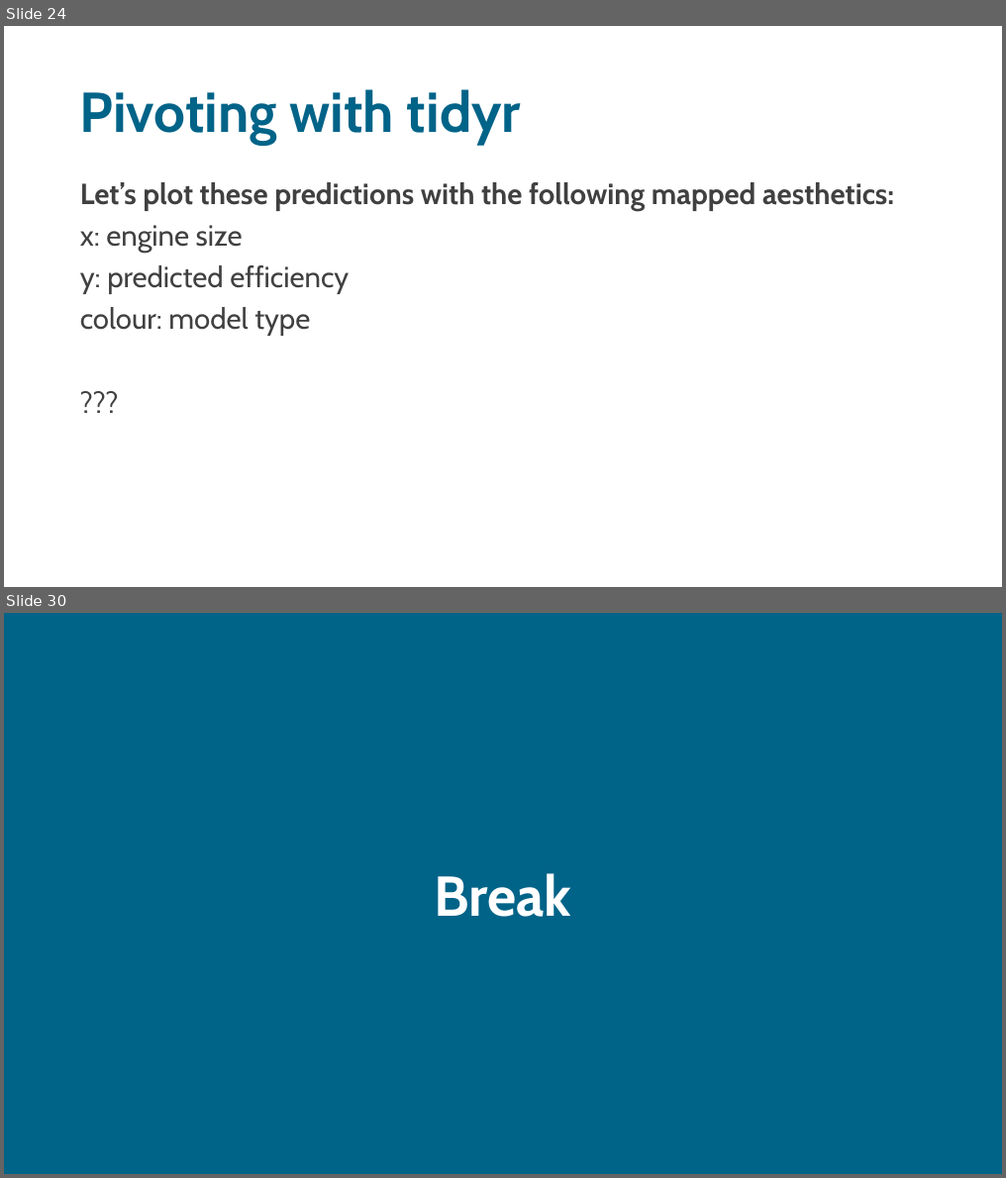
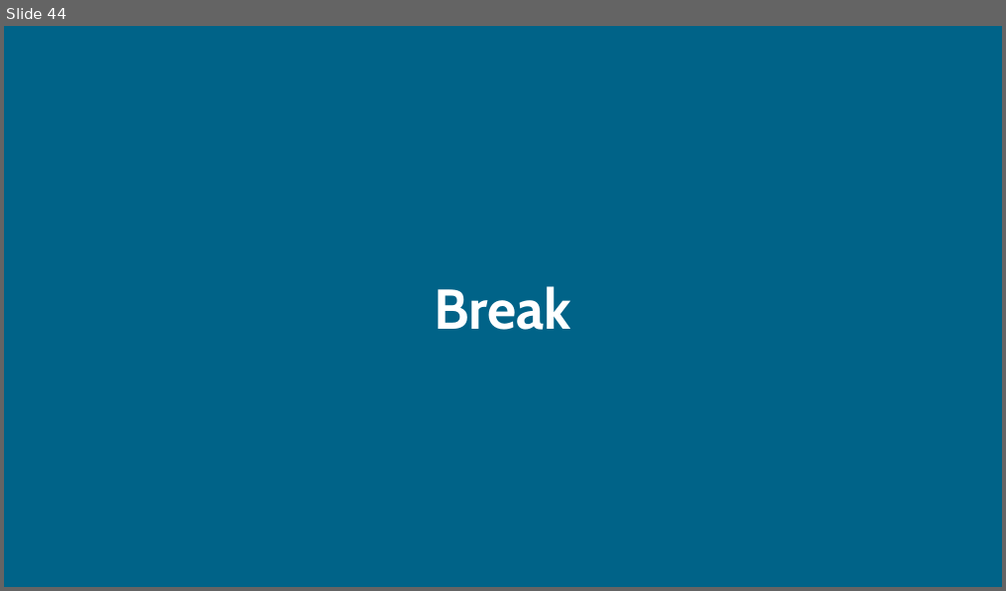
Before and after one commit to sodascience/workshop_causal_impact_assessment, a slide deck: lectures/03_synthetic_control/synthetic_control.pptx. Shown one above the other, each under a label of ours: slides 24 and 30 before the commit, slide 44 after it; the slides between them are not shown. The pictures are 1006x1178 and 1006x591 pixels, drawn with LibreOffice and Linux fonts; fonts in the diff are those of the drawing. Boxes give left, top, right and bottom in pixels: in the first picture for what was removed or moved away, otherwise in the second. Text is boxed around its words. In the diff, an @@ line names an element or a change of style, - is before the commit and + after.

```diff
--- a/lectures/03_synthetic_control/synthetic_control.pptx
+++ b/lectures/03_synthetic_control/synthetic_control.pptx
@@ slide 24 removed at (x1=4, y1=26, x2=1002, y2=587), background #FFFFFF @@
@@ title removed at (x1=80, y1=89, x2=521, y2=145) @@
-Pivoting with tidyr
@@ text removed at (x1=80, y1=182, x2=894, y2=336) @@
-Let’s plot these predictions with the following mapped aesthetics:
-x: engine size
-y: predicted efficiency
-colour: model type
-???
@@ what was slide 30 is now slide 44 @@
```
Also in this commit, not shown: 1 slide changed, 42 slides added, 27 other slides removed, 4 other files.
